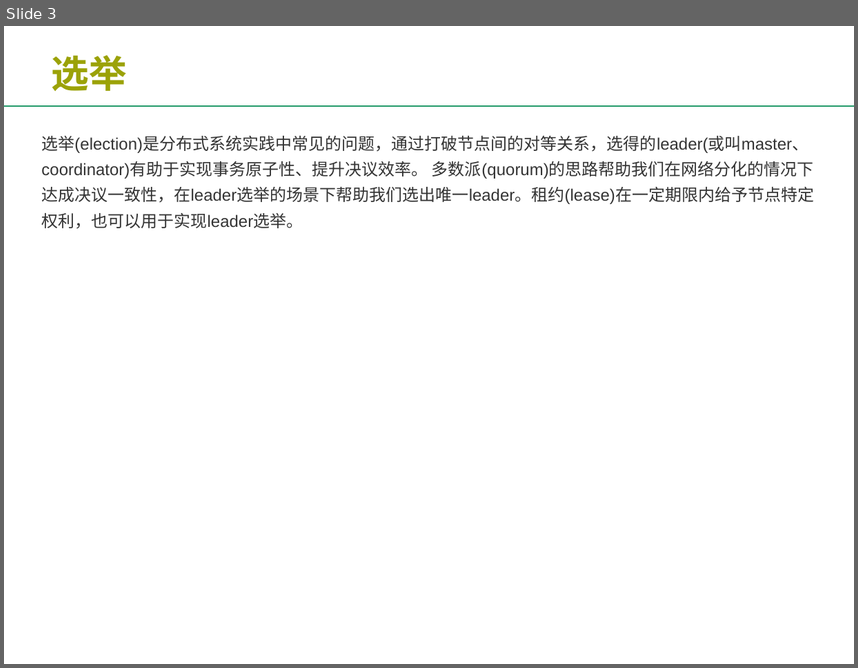
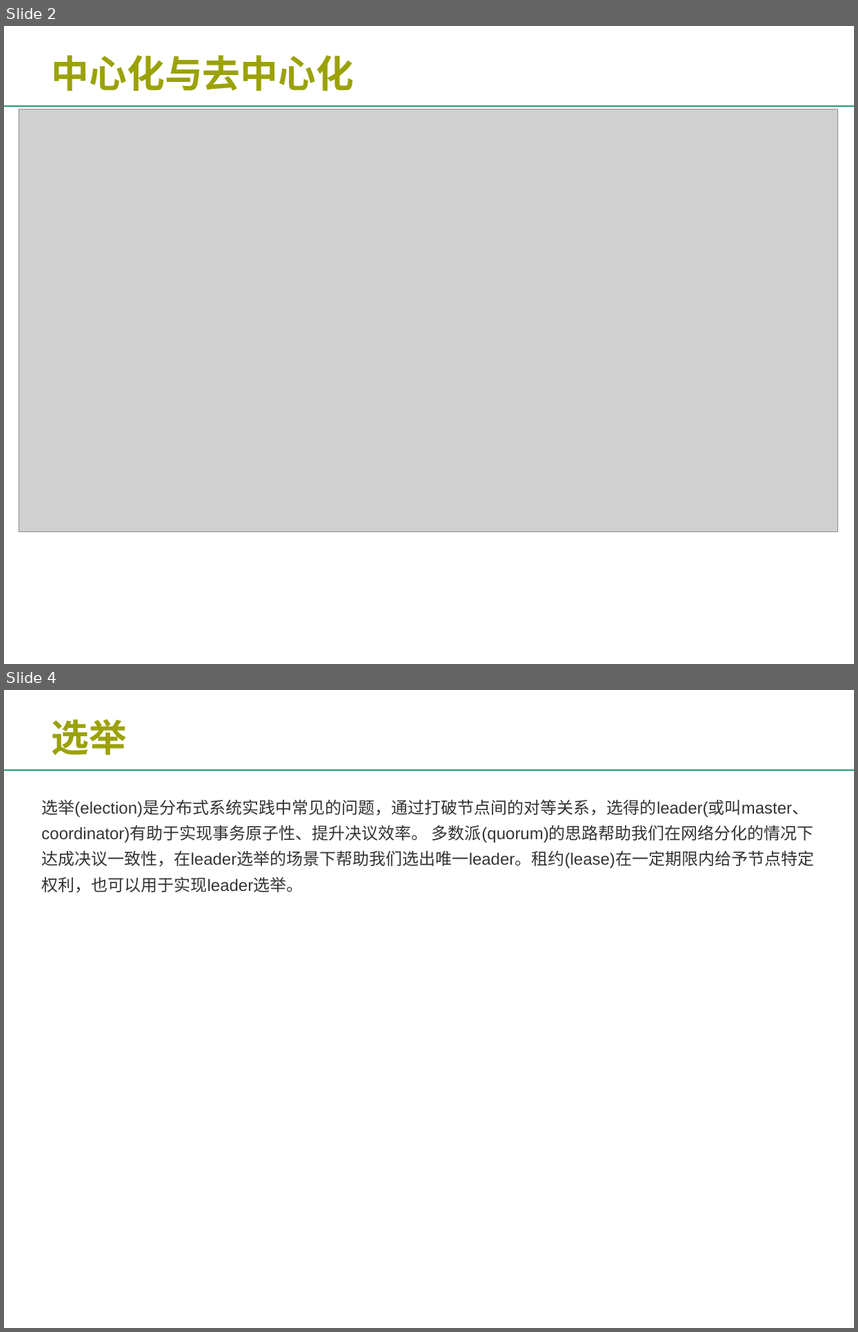
Before and after one commit to changshoumeng/me, a slide deck: 第八篇_分布式系统.pptx. Shown one above the other, each under a label of ours: slide 3 before the commit, slides 2 and 4 after it; the slides between them are not shown. The pictures are 858x668 and 858x1332 pixels, drawn with LibreOffice and Linux fonts; fonts in the diff are those of the drawing; grey boxes stand for pictures; background and template pictures are left out. Boxes give left, top, right and bottom in pixels: in the first picture for what was removed or moved away, otherwise in the second. Text is boxed around its words. In the diff, an @@ line names an element or a change of style, - is before the commit and + after.

```diff
--- a/第八篇_分布式系统.pptx
+++ b/第八篇_分布式系统.pptx
@@ slide 2 added at (4,26,854,664), background picture (left out); not listed: 2 template elements that a slide beside it also shows @@
@@ title added at (52,55,354,91), 32 pt, text gradient #D09600 to #9BA208 to #269C6C, bold @@
+中心化与去中心化
@@ picture added at (18,109,837,532) @@
@@ what was slide 3 is now slide 4 @@
```
Also in this commit, not shown: 1 slide changed, 1 other slide added, 1 slide removed, 4 other files.
